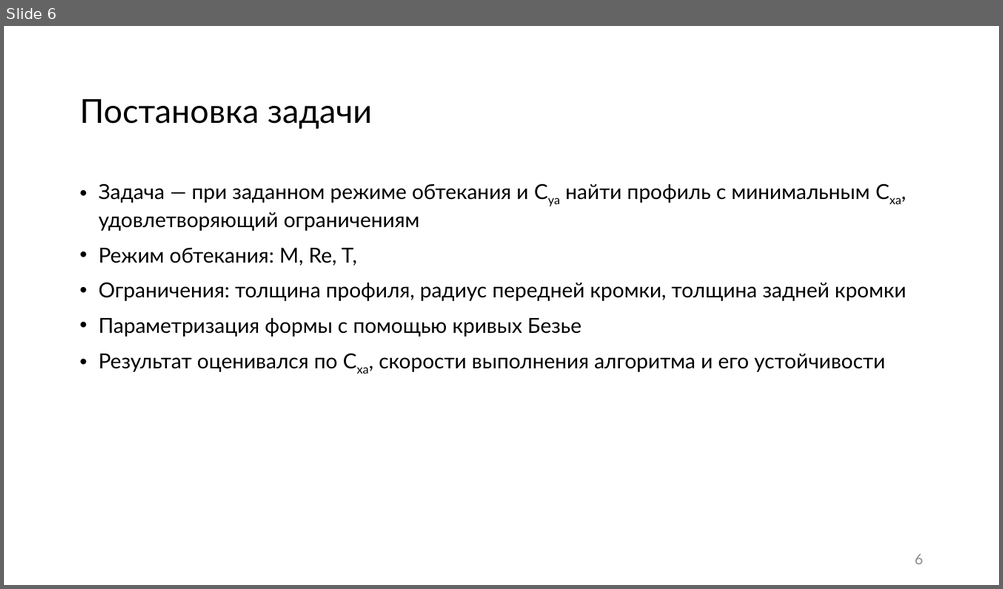
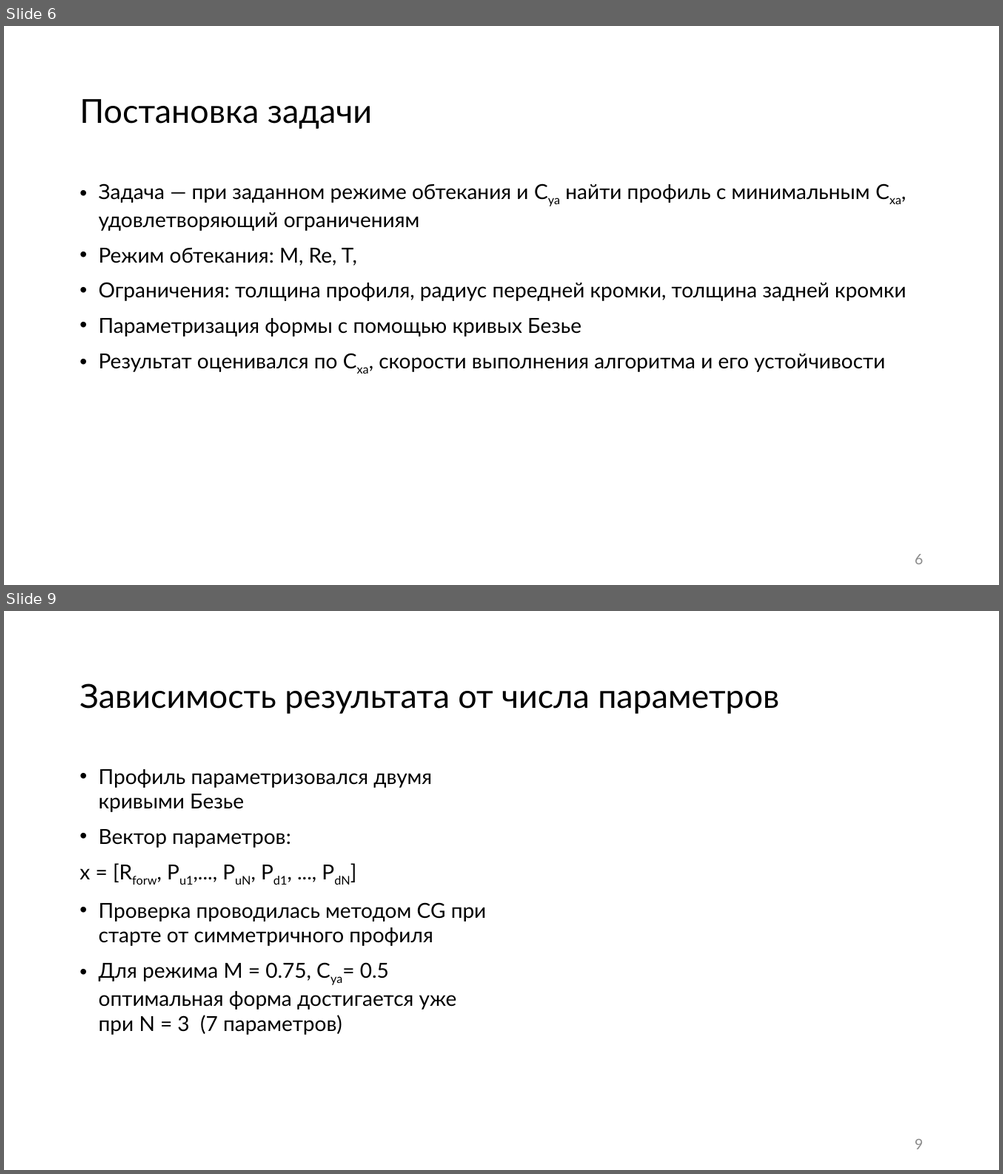
Before and after one commit to 737CMD/Diploma_bac, a slide deck: results/Тексты/Презентация_ВКР Черных.pptx. Shown one above the other, each under a label of ours: slide 6 before the commit, slides 6 and 9 after it; the slides between them are not shown. The pictures are 1003x589 and 1003x1174 pixels, drawn with LibreOffice and Linux fonts; fonts in the diff are those of the drawing; background and template pictures are left out. Boxes give left, top, right and bottom in pixels: in the first picture for what was removed or moved away, otherwise in the second. Text is boxed around its words. In the diff, an @@ line names an element or a change of style, - is before the commit and + after.

```diff
--- a/results/Тексты/Презентация_ВКР Черных.pptx
+++ b/results/Тексты/Презентация_ВКР Черных.pptx
@@ slide 9 added at [4,611,999,1170], background #FFFFFF @@
@@ title added at [79,684,779,714], 32 pt, text #000000 @@
+Зависимость результата от числа параметров
@@ text added at [79,769,486,1035], 20 pt, text #000000 @@
+• Профиль параметризовался двумя кривыми Безье
+• Вектор параметров:
+x = [Rforw, Pu1,..., PuN, Pd1, ..., PdN]
+• Проверка проводилась методом CG при старте от симметричного профиля
+• Для режима M = 0.75, Cya= 0.5 оптимальная форма достигается уже при N = 3 (7 параметров)
@@ page number added at [914,1139,922,1150], 14 pt, text #8C8C8C @@
+9
```
Also in this commit, not shown: 3 slides changed, 4 other slides added, 2 slides removed.
